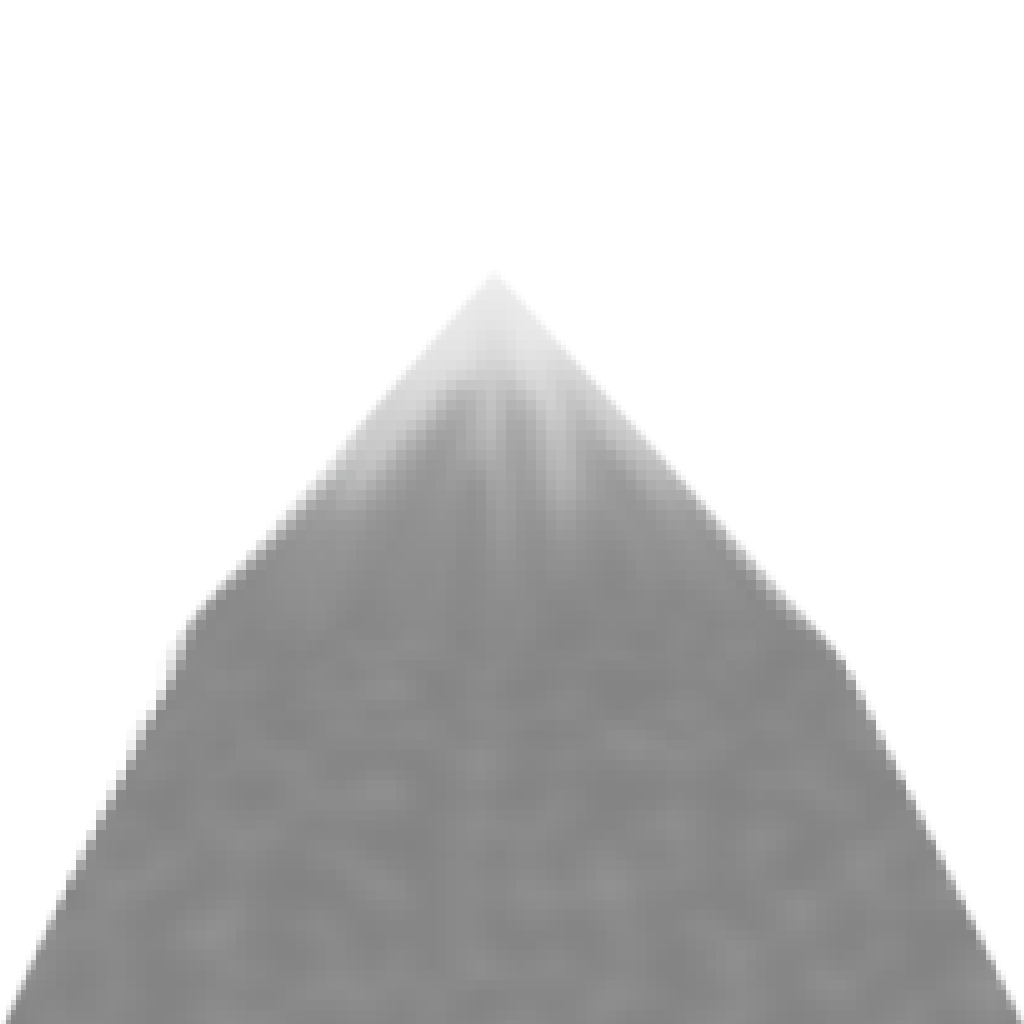
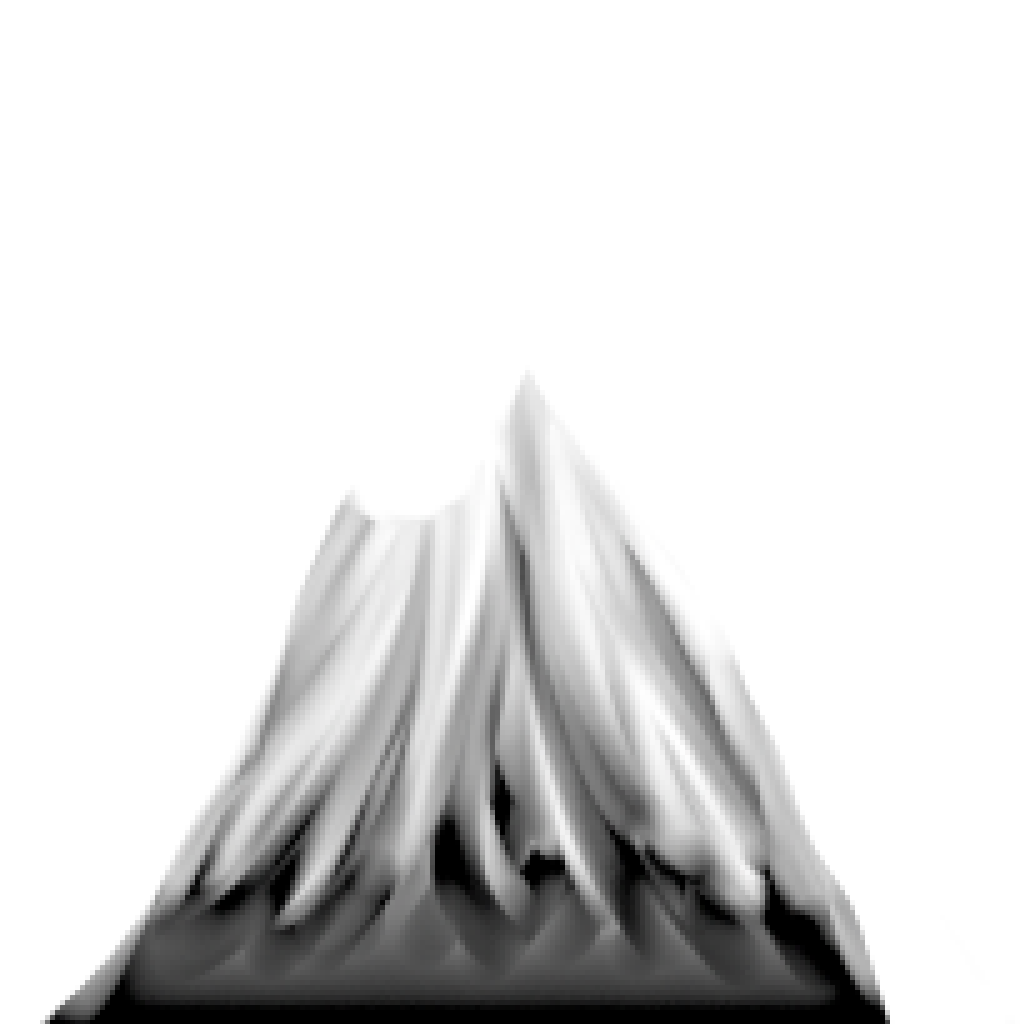
Revision of a layered 1024 x 1024 image; what changed, layer by layer:
hid "body", painted on it over [1, 270, 1024, 1024]
added layer "Grid #1" above "Grid" over [40, 360, 1020, 1024]
